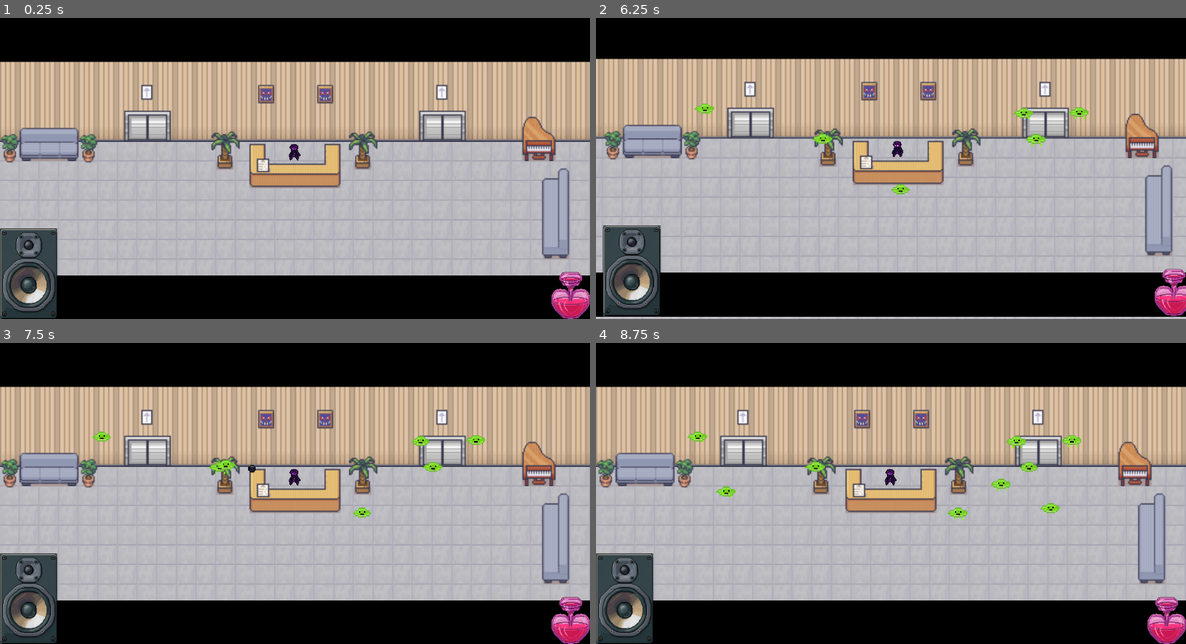
Above: before the commit, frames 1-4 (two rows, left to right).
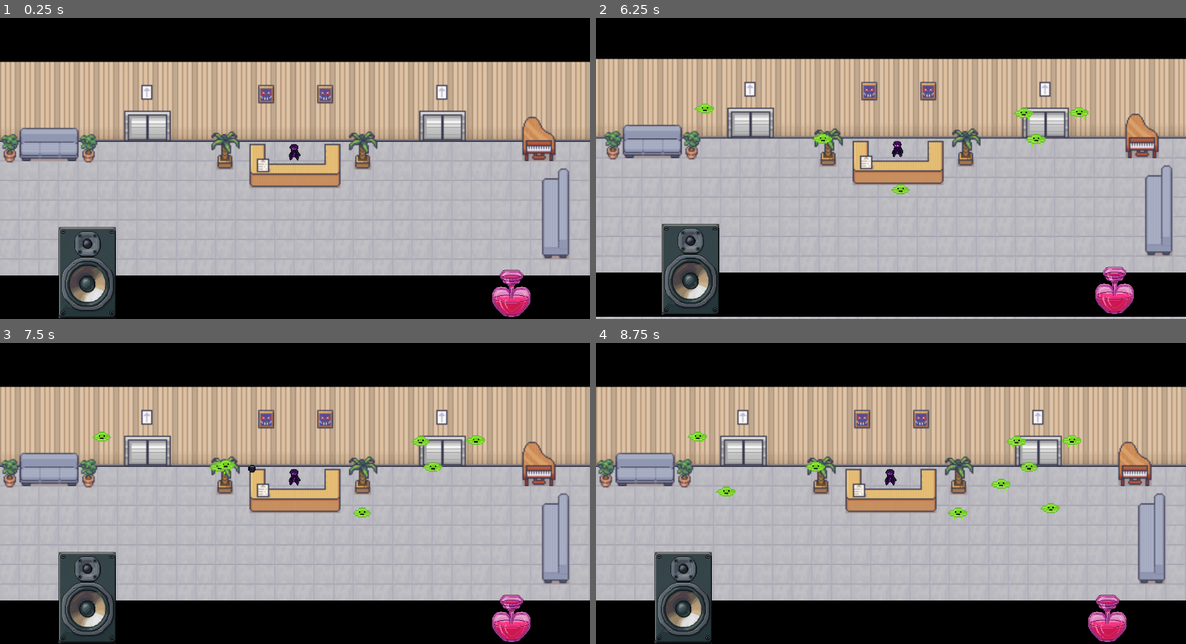
Above: after the commit, the same moments.

Repository: Raconteur37/Rhythm-Runner
Game: Godot game, scene res://Scenes/game.tscn
Two runs of this game, one before a commit and one after it. Both use one fixed random seed, a clock stepped at 60 frames per second and the inputs below.
Inputs:
- Up to frame 1 (0.25 s): no input
- Up to frame 2 (6.25 s): tap Enter at 0.5 s; tap Space at 0.77, 1.52, 3.02, 3.77, 4.52, 6.02 s
- Up to frame 3 (7.5 s): tap Space at 6.77, 7.25 s
- Up to frame 4 (8.75 s): tap Space at 7.52 s

The runs differ from the first frame. In frame 1, 7.2% of the frame differs, in the area x 0-100%, y 69-100%; in frame 2, 7.1%; in frame 3, 7.2%; in frame 4, 7.2%.

Commit message:
Changed position of UI

Diff:
--- a/Scenes/game.tscn
+++ b/Scenes/game.tscn
@@ -4433,14 +4433,14 @@
 
 [node name="BassHitUI" type="AnimatedSprite2D" parent="PlayerUI"]
 top_level = true
-position = Vector2(-246, 652)
+position = Vector2(-55, 648)
 scale = Vector2(0.5, 0.5)
 sprite_frames = SubResource("SpriteFrames_ygs5e")
 script = ExtResource("3_qdirg")
 
 [node name="HeartUI" type="AnimatedSprite2D" parent="PlayerUI"]
 top_level = true
-position = Vector2(1518, 724)
+position = Vector2(1325, 717)
 scale = Vector2(0.3, 0.3)
 sprite_frames = SubResource("SpriteFrames_ojipv")
 
